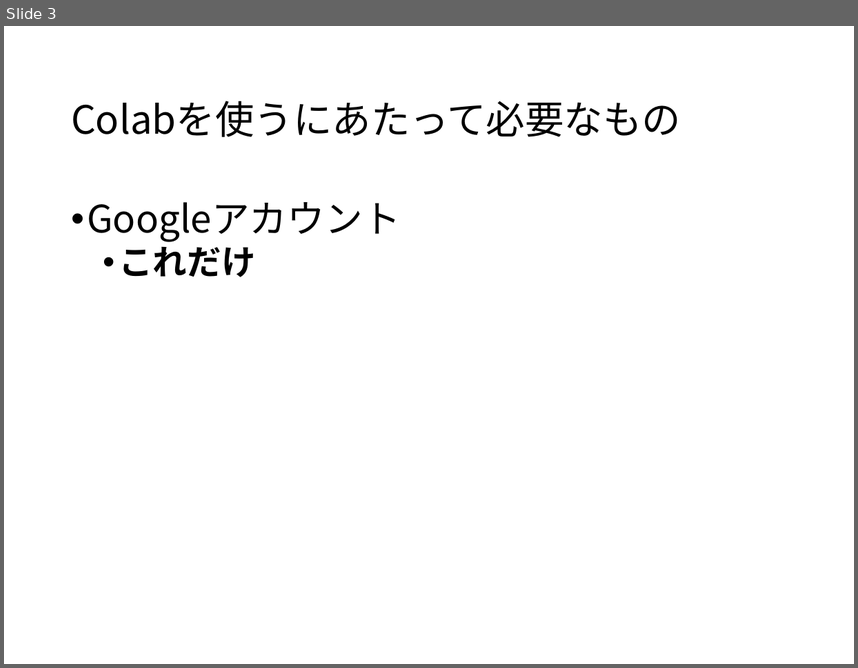
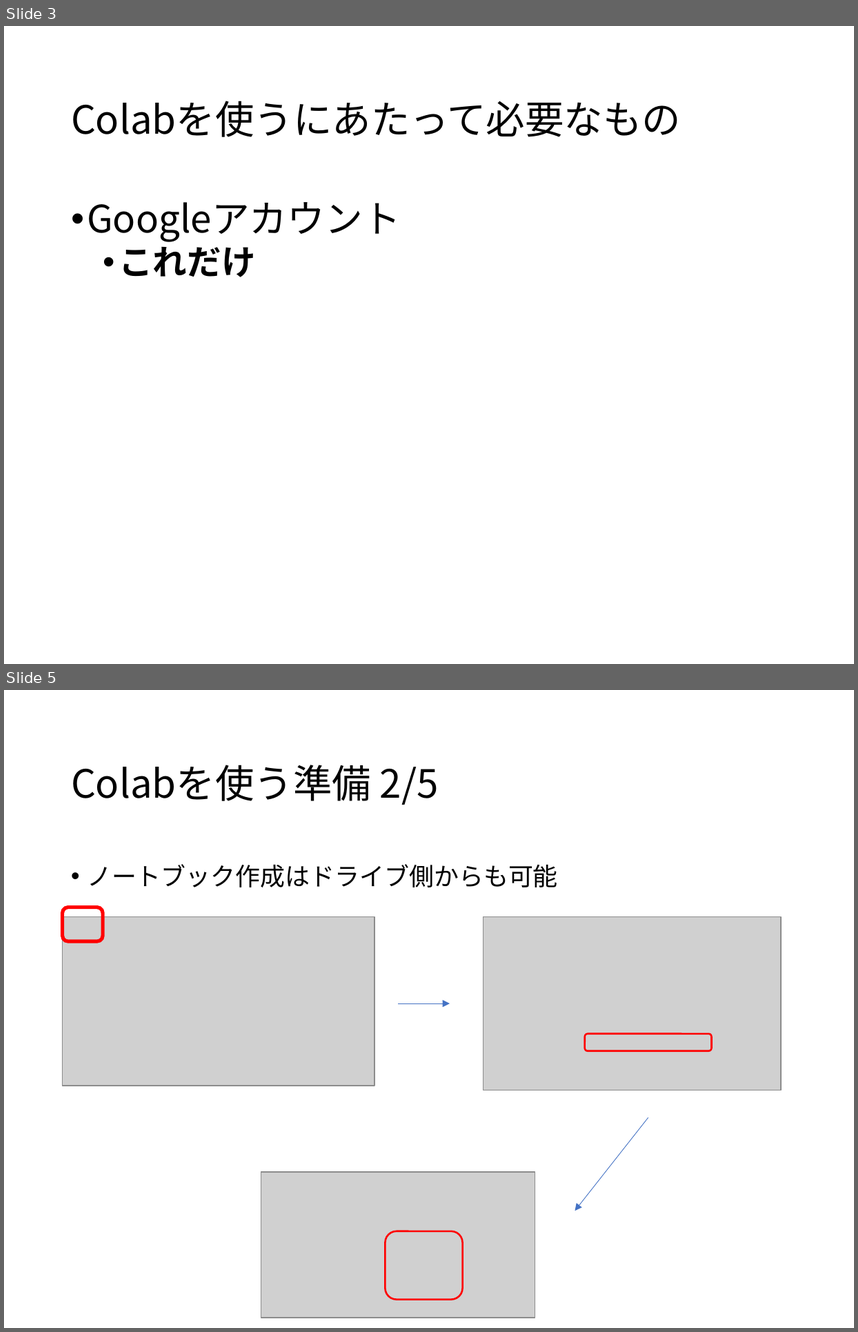
Before and after one commit to iplab-ubiquitous/DeepLearningLearning2019, a slide deck: GoogleColab_Setup.pptx. Shown one above the other, each under a label of ours: slide 3 before the commit, slides 3 and 5 after it; the slides between them are not shown. The pictures are 858x668 and 858x1332 pixels, drawn with LibreOffice and Linux fonts; fonts in the diff are those of the drawing; grey boxes stand for pictures. Boxes give left, top, right and bottom in pixels: in the first picture for what was removed or moved away, otherwise in the second. Text is boxed around its words. In the diff, an @@ line names an element or a change of style, - is before the commit and + after.

```diff
--- a/GoogleColab_Setup.pptx
+++ b/GoogleColab_Setup.pptx
@@ slide 5 added at (4,690,854,1328), background #FFFFFF @@
@@ title added at (71,765,439,805), 33 pt, text #000000 @@
+Colabを使う準備 2/5
@@ text added at (87,864,558,887), 21 pt, text #000000 @@
+• ノートブック作成はドライブ側からも可能
@@ picture added at (63,916,375,1085) @@
@@ rounded rectangle added at (63,907,103,940), outline #FF0000 3 pt @@
@@ picture added at (484,916,781,1090) @@
@@ arrow added from (399, 1004) to (450, 1004), #4472C4 0.5 pt @@
@@ rounded rectangle added at (584,1034,711,1050), outline #FF0000 1.5 pt @@
@@ arrow added from (648, 1118) to (575, 1210), #4472C4 0.5 pt @@
@@ picture added at (261,1172,535,1317) @@
@@ rounded rectangle added at (385,1231,462,1299), outline #FF0000 1.5 pt @@
```
Also in this commit, not shown: 1 slide changed, 8 other slides added, 1 slide removed, 12 other files.
